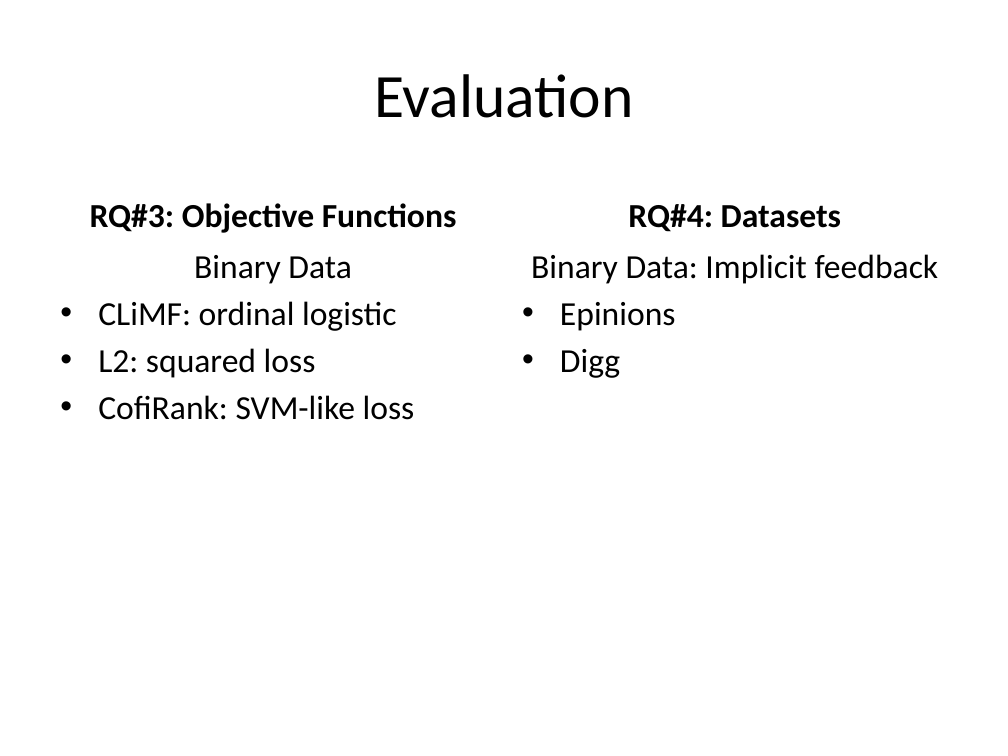
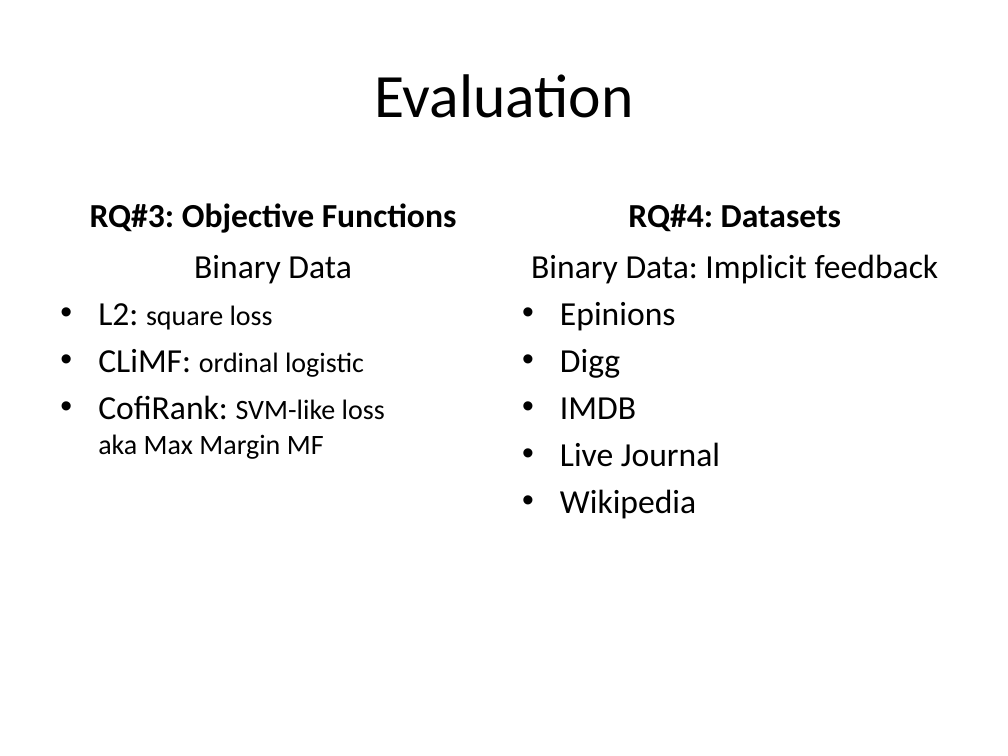
Before and after one commit to jamestklo/MatrixFactorizationMatlab, a slide deck: slide 21 of cs534L-SAGmf.pptx. Drawn at 1008x756 pixels with LibreOffice and Linux fonts; fonts in the diff are those of the drawing. Boxes give left, top, right and bottom in pixels: in the first picture for what was removed or moved away, otherwise in the second. Text is boxed around its words. In the diff, an @@ line names an element or a change of style, - is before the commit and + after.

```diff
--- a/cs534L-SAGmf.pptx
+++ b/cs534L-SAGmf.pptx
@@ text at (x1=98, y1=303, x2=273, y2=330): paragraph added @@
+• L2: square loss
@@ text at (x1=98, y1=349, x2=364, y2=377): size 24 to 20 pt in "ordinal logistic" @@
@@ text at (x1=98, y1=395, x2=385, y2=459): text changed; size 24 to 20 pt @@
-• L2: squared loss
-• CofiRank: SVM-like loss
+• CofiRank: SVM-like loss
+  aka Max Margin MF
@@ text at (x1=560, y1=397, x2=720, y2=519): paragraphs added @@
+• IMDB
+• Live Journal
+• Wikipedia
```
Also in this commit, not shown: 1 other slide changed, 2 slides added, 1 slide removed, 16 other files.
